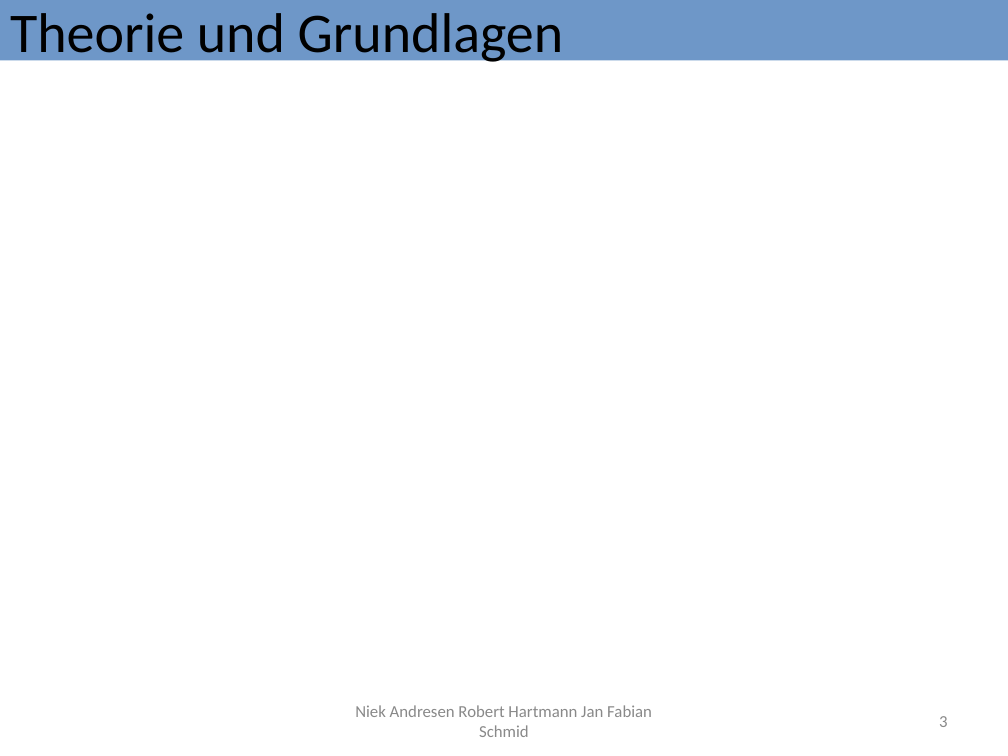
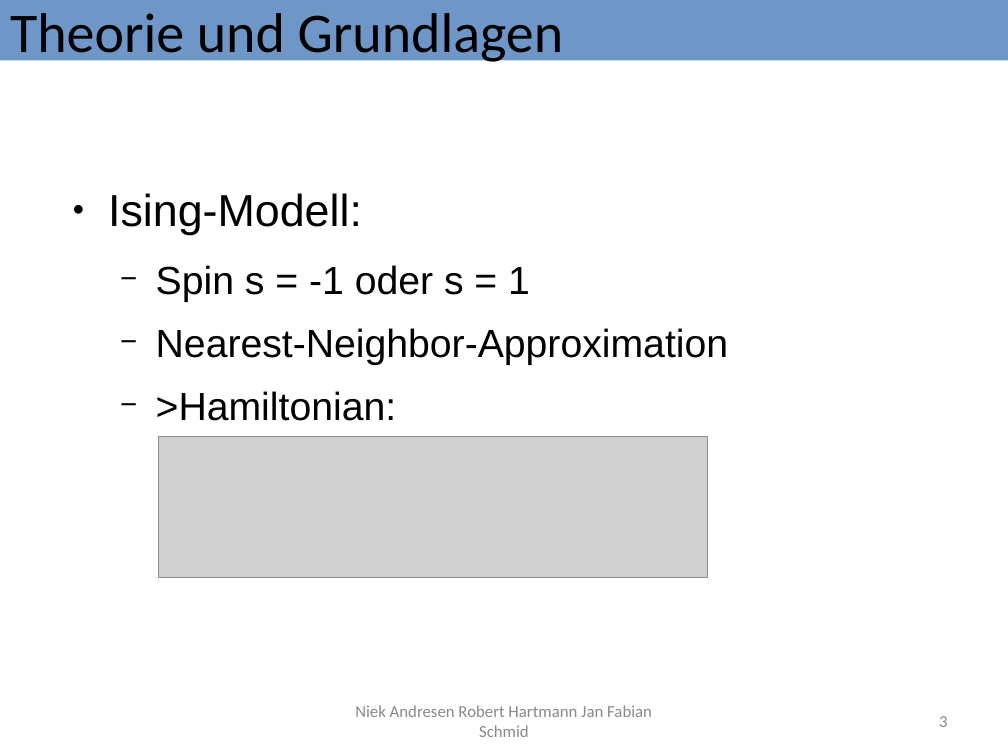
Before and after one commit to Fabse92/ising, a slide deck: slide 3 of Ausarbeitung/IsingModell+auswertung_versuch2.odp. Drawn at 1008x756 pixels with LibreOffice and Linux fonts; fonts in the diff are those of the drawing; grey boxes stand for pictures. Boxes give left, top, right and bottom in pixels: in the first picture for what was removed or moved away, otherwise in the second. Text is boxed around its words. In the diff, an @@ line names an element or a change of style, - is before the commit and + after.

```diff
--- a/Ausarbeitung/IsingModell+auswertung_versuch2.odp
+++ b/Ausarbeitung/IsingModell+auswertung_versuch2.odp
@@ text added at (108, 193, 728, 421), 28 pt, text #000000 @@
+● Ising-Modell:
+  − Spin s = -1 oder s = 1
+  − Nearest-Neighbor-Approximation
+  − >Hamiltonian:
@@ picture added at (158, 436, 708, 578) @@
```
Also in this commit, not shown: 4 other slides changed, 3 slides added, 1 other file.
